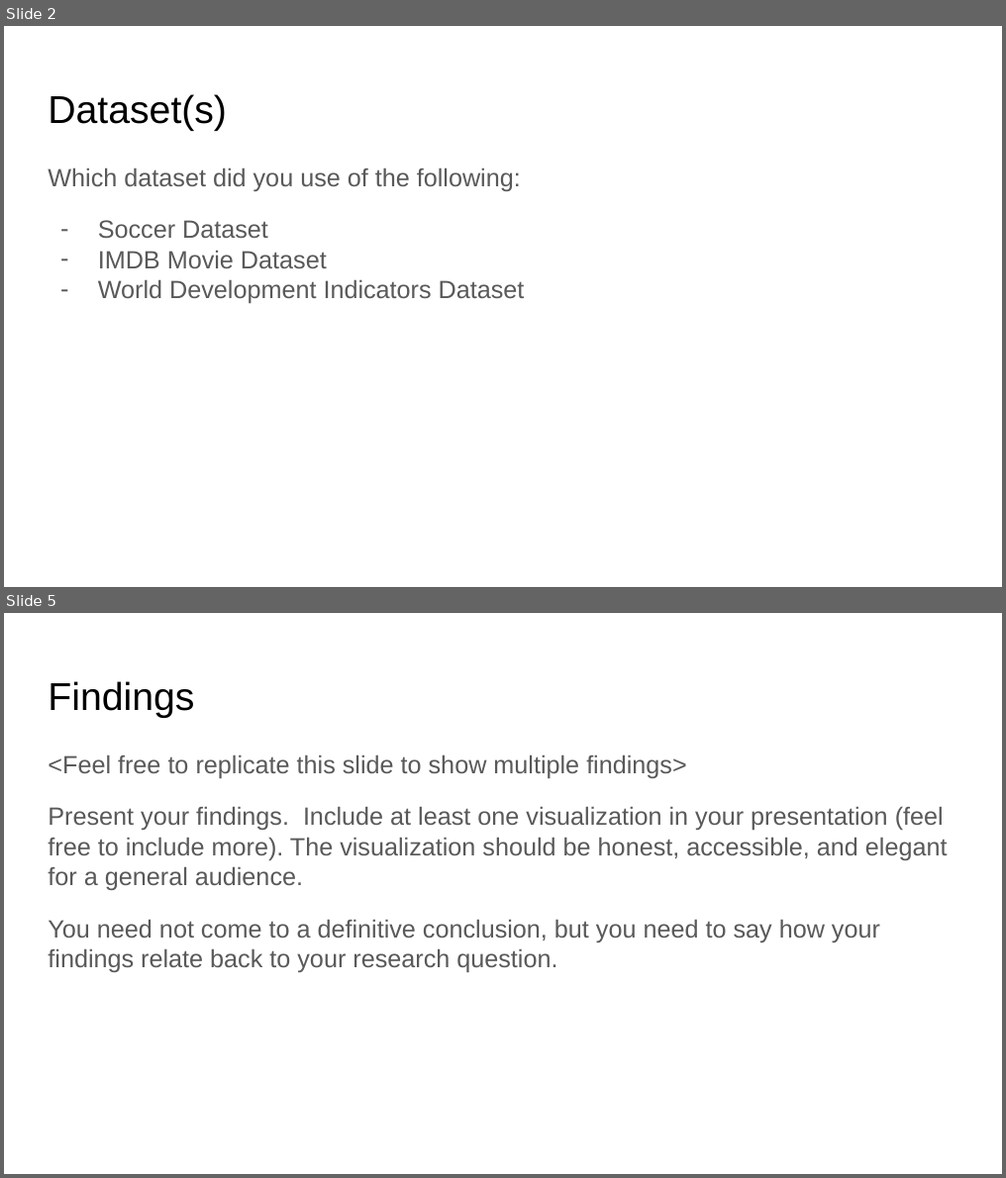
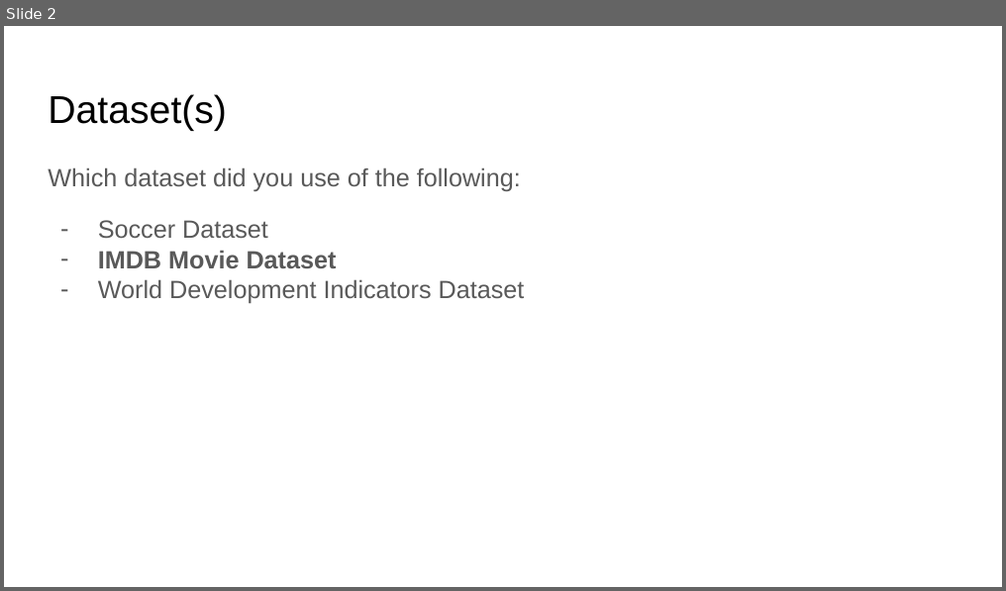
Before and after one commit to sgrosu/sandiego, a slide deck: DSE 200X_ Mini Project Presentation Template.odp. Shown one above the other, each under a label of ours: slides 2 and 5 before the commit, slide 2 after it; the slides between them are not shown. The pictures are 1006x1178 and 1006x591 pixels, drawn with LibreOffice and Linux fonts; fonts in the diff are those of the drawing. Boxes give left, top, right and bottom in pixels: in the first picture for what was removed or moved away, otherwise in the second. Text is boxed around its words. In the diff, an @@ line names an element or a change of style, - is before the commit and + after.

```diff
--- a/DSE 200X_ Mini Project Presentation Template.odp
+++ b/DSE 200X_ Mini Project Presentation Template.odp
@@ slide 5 removed at [4, 613, 1002, 1174], background #FFFFFF @@
@@ title removed at [48, 681, 194, 718] @@
-Findings
@@ text removed at [48, 755, 947, 972] @@
-<Feel free to replicate this slide to show multiple findings>
-Present your findings. Include at least one visualization in your presentation (feel free to include more). The visualization should be honest, accessible, and elegant for a general audience.
-You need not come to a definitive conclusion, but you need to say how your findings relate back to your research question.
@@ slide 2 changed as well @@
@@ text at [98, 250, 337, 269]: bold on in "IMDB Movie Dataset" @@
```
Also in this commit, not shown: 3 other slides changed, 3 slides added, 2 other slides removed, 4 other files.
